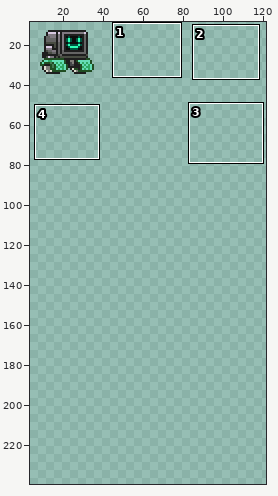
Two versions of one sprite sheet, data/laser.png. The picture above shows the old version from afar; the outline marks the close-up.
Close-up. First the earlier version:
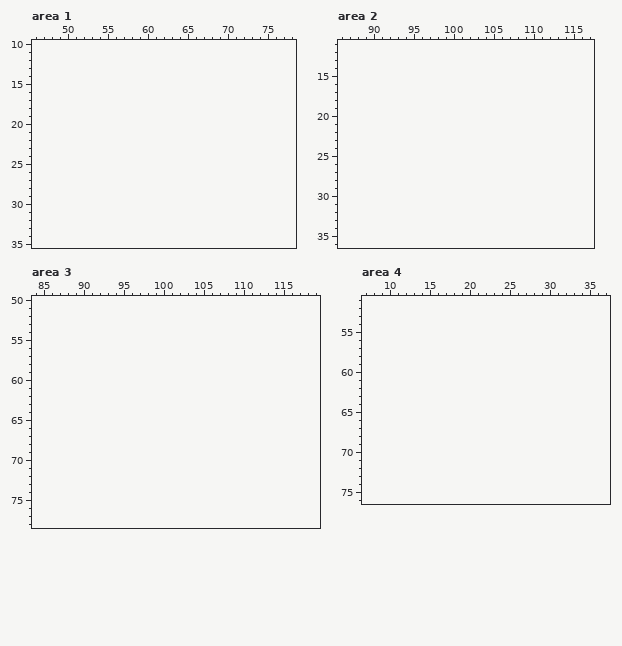
The file is 120x120 pixels, drawn in blocks of 3x3; one block is one cell here. Colours within 5 levels of each other are drawn and written as one. Shown: area 1: x 46..78, y 10..35; area 2: x 86..117, y 11..36; area 3: x 84..119, y 50..78; area 4: x 7..37, y 51..76. The old version is drawn lined up with the new one, on the new canvas. The wide view leaves out empty margins. The commit also changed other parts of the picture, which this record leaves out.
Palette (. is transparent): 
New version:
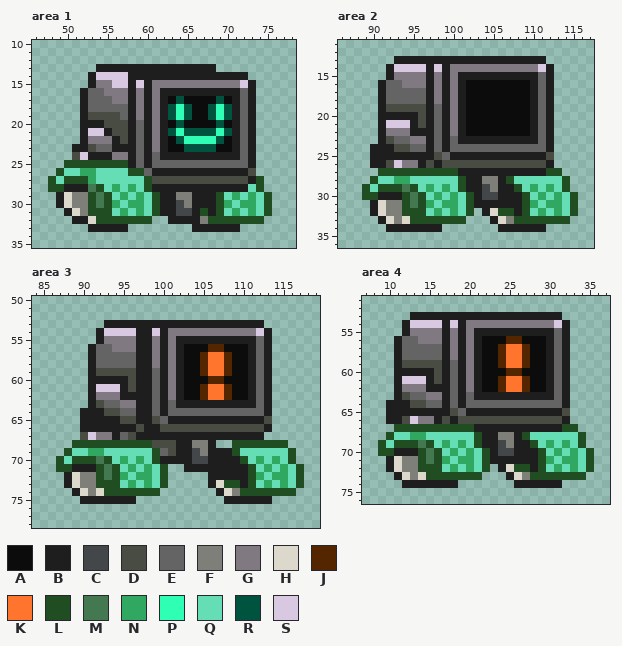
Colours new in this view: A #0c0c0c  B #1e1e1e  C #44474a  D #484c42  E #646464  F #7f7f7a  G #807981  H #dcd9cc  J #542600  K #ff752e  L #204d22  M #437851  N #30a862  P #2effb4  Q #65ddb5  R #00543f  S #d8c8e1
Edits made:
canvas 40x40 -> 128x256
Changed rows in their new state; - is an unchanged pixel.
Area 1:
first column x 48:
13 ------BBBBBBBBBBBBBBB-------
14 -----BSSSSBBBBBBBBBBBBBBB---
15 -----BGGSSBSBGGGGGGGGGGGSB--
16 ----BEEGGGBGBGBBBBBBBBBBEB--
17 ----BEEEGGBGBGBARAAAARABEB--
18 ----BEEEEEBGBGBRPRAARPRBEB--
19 ----BDDDDEBGBGBRPRAARPRBEB--
20 ----BBBDDDBEBGBARAAAARABEB--
21 ----BSSBDDBEBGBRPRRRRPRBEB--
22 ----BGGGBDBEBGBARPPPPRABEB--
23 ---BBDEEBBBEBGBAARRRRAABEB--
24 ---DSBBBGGBEBEBBBBBBBBBBEB--
25 --LLLLLLLLBEBEEEEEEEEEEEEB--
26 -LQQNNQQQQLLEBBBBBBBBBBBBD--
27 LQLLLNQQQQQQLDDDDDDDDDDDDBL-
28 LLBBBMLQNQNQLBBBBBBBBBBBBQL-
29 -BHFFLMLQNQNQLBBFFBBBLQNQNQL
30 -BHFFLMLNQNNQLBBCFBBBLNQNNQL
31 --BHFLLLQNQNQLBBCCBLBLQNQNQL
32 ---BBHLLLLLLL--BBBBFLLLLLLL-
33 -----BBBBB--------BBBBBB----
Area 2:
first column x 89:
13 ----BBBBBBBBBBBBBBBBBBB----
14 ---BSSSSBSBGGGGGGGGGGGSB---
15 ---BGGGGBGBGBBBBBBBBBBEB---
16 --BEEGGGBGBGBAAAAAAAABEB---
17 --BEEEEEBGBGBAAAAAAAABEB---
18 --BEEEEEBGBGBAAAAAAAABEB---
19 --BDDDDDBEBGBAAAAAAAABEB---
20 --BBBBBDBEBGBAAAAAAAABEB---
21 --BSSSBDBEBGBAAAAAAAABEB---
22 --BGGGBBBEBGBAAAAAAAABEB---
23 --BDEEGGBEBEBBBBBBBBBBEB---
24 -BBBDDEEBEBEEEEEEEEEEEEB---
25 -BBBBBBBBDEBBBBBBBBBBBBD---
26 -BBDSGGBDBDDDDDDDDDDDDDB---
27 --LLLLLLLLLLBBBBBBBBBBBLL--
28 -LQQNNQQQQQQLBBFFBLQQQQQQL-
29 LQLLLMLQNQNQLBBCFBBLQNQNQL-
30 LLBBBLMLQNQNQLBCCBBBLQNQNQL
31 -BHFFLMLNQNNQLBBBBBBLNQNNQL
32 -BHFFLLLQNQNQL-BHLLBLQNQNQL
33 --BHFHLLLLLLL---BHFLLLLLLL-
34 ---BBBBBBB-------BBBBBB----
Area 3:
first column x 87:
53 ------BBBBBBBBBBBBBBBBBBBB-----
54 -----BSSSSBBSBGGGGGGGGGGGSB----
55 -----BGGGGBBGBGBBBBBBBBBBEB----
56 ----BEEGGGBBGBGBAAAJJAAABEB----
57 ----BEEEEEBBGBGBAAJKKJAABEB----
58 ----BEEEEEBBGBGBAAJKKJAABEB----
59 ----BDDDDDBBEBGBAAJKKJAABEB----
60 ----BBBBBDBBEBGBAAAJJAAABEB----
61 ----BSSSBDBBEBGBAAJKKJAABEB----
62 ----BGGGBBBBEBGBAAJKKJAABEB----
63 ----BDEEGGBBEBEBBBBBBBBBBEB----
64 ---BBBDDEEBBEBEEEEEEEEEEEEB----
65 ---BBBBBDDBBDEBBBBBBBBBBBBD----
66 ---BBBBBBBDBBDDDDDDDDDDDDDB----
67 ---DSGGBEDBBBBBBBBBBBBBBBB-----
68 --LLLLLLLLLLDDDBBFFB--LLLLLLL--
69 -LQQNNQQQQQQLEDBBCFBBBLQQQQQQL-
70 LQLLLMLQNQNQLBBBBCCBBBBLQNQNQL-
71 LLBBBLMLQNQNQL--BBBBBBBBLQNQNQL
72 -BHFFLMLNQNNQL-----BBBBBLNQNNQL
73 -BHFFLLLQNQNQL-----BHLLBLQNQNQL
74 --BHFHLLLLLLL-------BHFLLLLLLL-
75 ---BBBBBBB-----------BBBBBB----
Area 4:
first column x 9:
53 ----BBBBBBBBBBBBBBBBBBB----
54 ---BSSSSBSBGGGGGGGGGGGSB---
55 ---BGGGGBGBGBBBBBBBBBBEB---
56 --BEEGGGBGBGBAAAJJAAABEB---
57 --BEEEEEBGBGBAAJKKJAABEB---
58 --BEEEEEBGBGBAAJKKJAABEB---
59 --BDDDDDBEBGBAAJKKJAABEB---
60 --BBBBBDBEBGBAAAJJAAABEB---
61 --BSSSBDBEBGBAAJKKJAABEB---
62 --BGGGBBBEBGBAAJKKJAABEB---
63 --BDEEGGBEBEBBBBBBBBBBEB---
64 -BBBDDEEBEBEEEEEEEEEEEEB---
65 -BBBBBBBBDEBBBBBBBBBBBBD---
66 -BBDSGGBDBDDDDDDDDDDDDDB---
67 --LLLLLLLLLLBBBBBBBBBBBLL--
68 -LQQNNQQQQQQLBBFFBLQQQQQQL-
69 LQLLLMLQNQNQLBBCFBBLQNQNQL-
70 LLBBBLMLQNQNQLBCCBBBLQNQNQL
71 -BHFFLMLNQNNQLBBBBBBLNQNNQL
72 -BHFFLLLQNQNQL-BHLLBLQNQNQL
73 --BHFHLLLLLLL---BHFLLLLLLL-
74 ---BBBBBBB-------BBBBBB----
